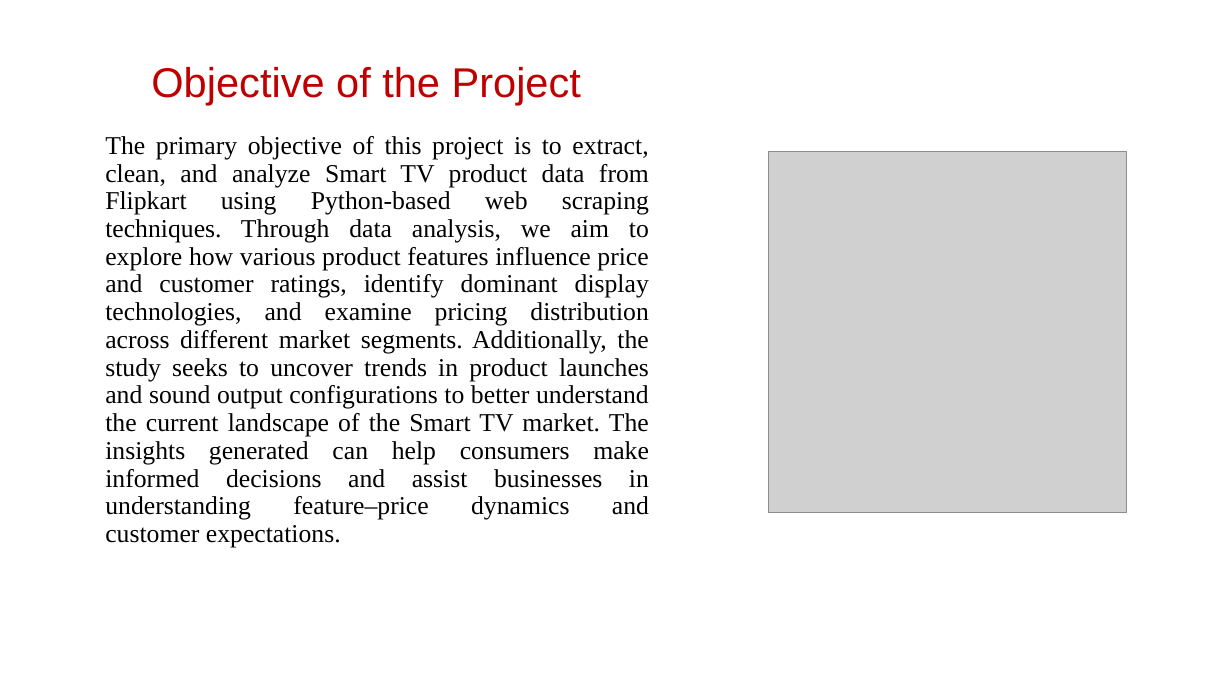
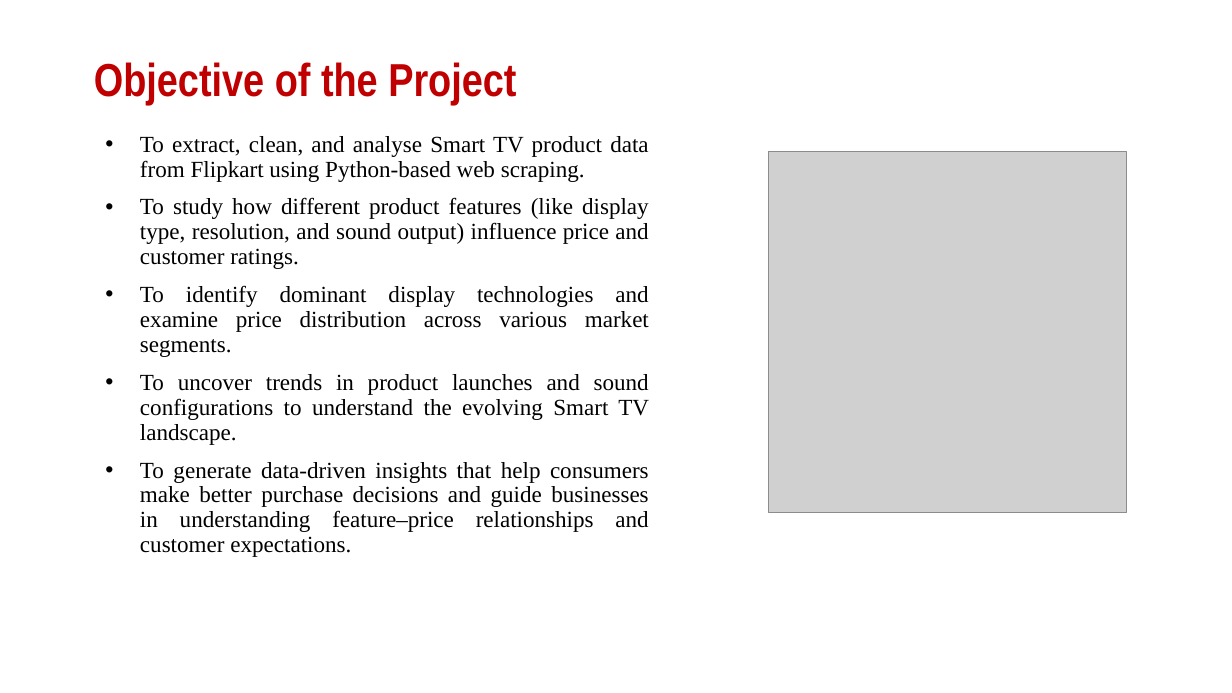
Before and after one commit to ManasaSiripurapu/smart-tv-analysis, a slide deck: slide 4 of SmartTV_DataAnalysis.pptx. Drawn at 1232x693 pixels with LibreOffice and Linux fonts; fonts in the diff are those of the drawing; grey boxes stand for pictures; background and template pictures are left out. Boxes give left, top, right and bottom in pixels: in the first picture for what was removed or moved away, otherwise in the second. Text is boxed around its words. In the diff, an @@ line names an element or a change of style, - is before the commit and + after.

```diff
--- a/SmartTV_DataAnalysis.pptx
+++ b/SmartTV_DataAnalysis.pptx
@@ title "Objective of the Project" at <box>94,62,516,105</box>: size 32.4 to 36 pt, font Arial to Arial Narrow, bold on; alignment centre to left @@
@@ text at <box>140,136,649,557</box>: text changed; size 20 to 18 pt @@
-The primary objective of this project is to extract, clean, and analyze Smart TV product data from Flipkart using Python-based web scraping techniques. Through data analysis, we aim to explore how various product features influence price and customer ratings, identify dominant display technologies, and examine pricing distribution across different market segments. Additionally, the study seeks to uncover trends in product launches and sound output configurations to better understand the current landscape of the Smart TV market. The insights generated can help consumers make informed decisions and assist businesses in understanding feature–price dynamics and customer expectations.
+• To extract, clean, and analyse Smart TV product data from Flipkart using Python-based web scraping.
+• To study how different product features (like display type, resolution, and sound output) influence price and customer ratings.
+• To identify dominant display technologies and examine price distribution across various market segments.
+• To uncover trends in product launches and sound configurations to understand the evolving Smart TV landscape.
+• To generate data-driven insights that help consumers make better purchase decisions and guide businesses in understanding feature–price relationships and customer expectations.
```
Also in this commit, not shown: 19 other slides changed, 1 slide added, 3 slides removed.
